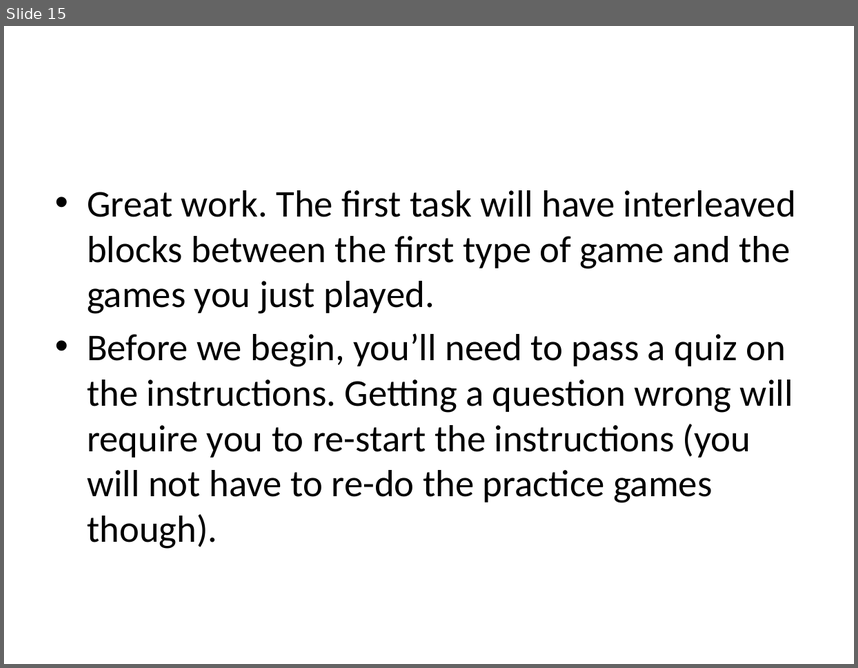
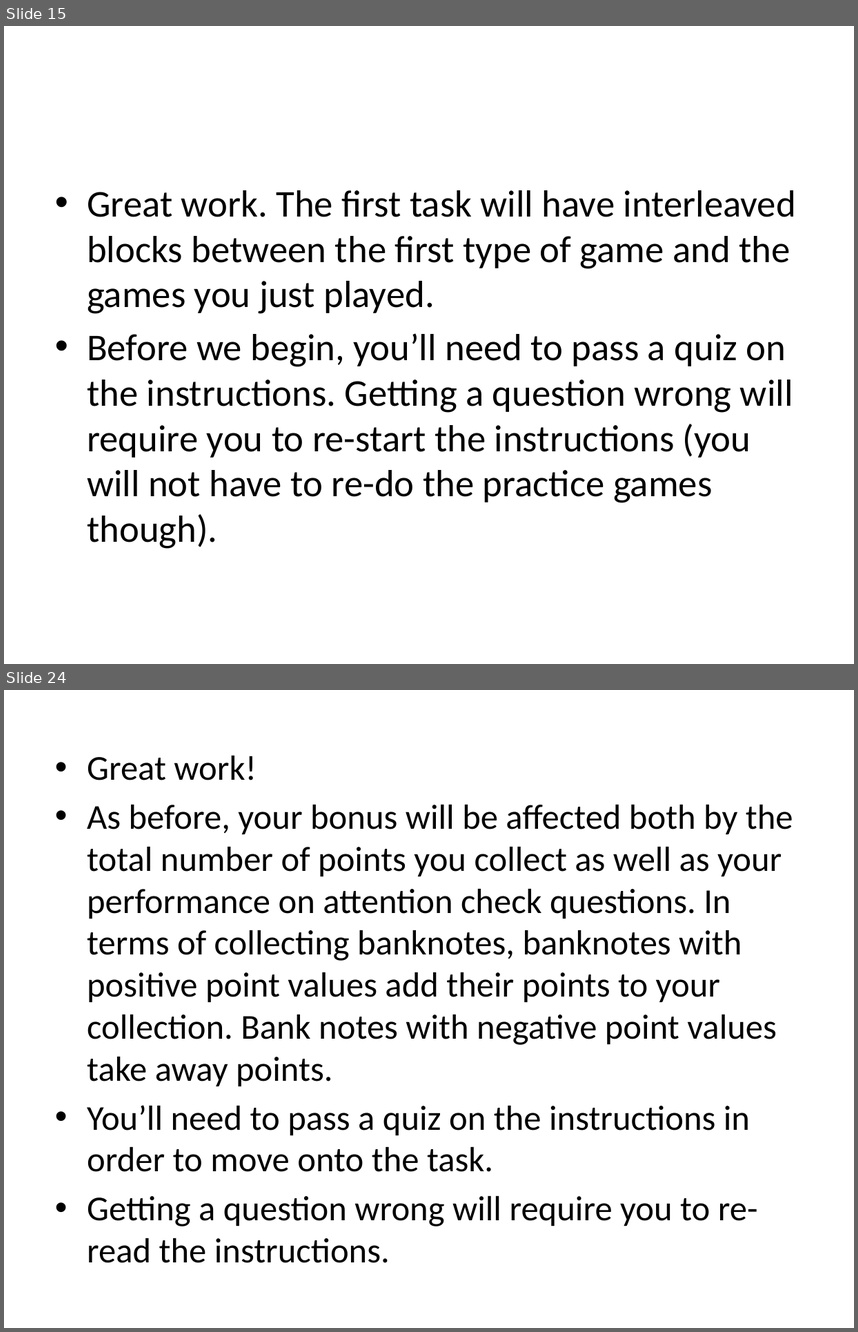
Before and after one commit to evanrussek/uws_jsp, a slide deck: Stimuli/uws_instr_slides.pptx. Shown one above the other, each under a label of ours: slide 15 before the commit, slides 15 and 24 after it; the slides between them are not shown. The pictures are 858x668 and 858x1332 pixels, drawn with LibreOffice and Linux fonts; fonts in the diff are those of the drawing. Boxes give left, top, right and bottom in pixels: in the first picture for what was removed or moved away, otherwise in the second. Text is boxed around its words. In the diff, an @@ line names an element or a change of style, - is before the commit and + after.

```diff
--- a/Stimuli/uws_instr_slides.pptx
+++ b/Stimuli/uws_instr_slides.pptx
@@ slide 24 added at box(4, 690, 854, 1328), background #FFFFFF @@
@@ text added at box(87, 756, 793, 1263), 29.6 pt, text #000000 @@
+• Great work!
+• As before, your bonus will be affected both by the total number of points you collect as well as your performance on attention check questions. In terms of collecting banknotes, banknotes with positive point values add their points to your collection. Bank notes with negative point values take away points.
+• You’ll need to pass a quiz on the instructions in order to move onto the task.
+• Getting a question wrong will require you to re-read the instructions.
```
Also in this commit, not shown: 8 other slides added, 10 other files.
